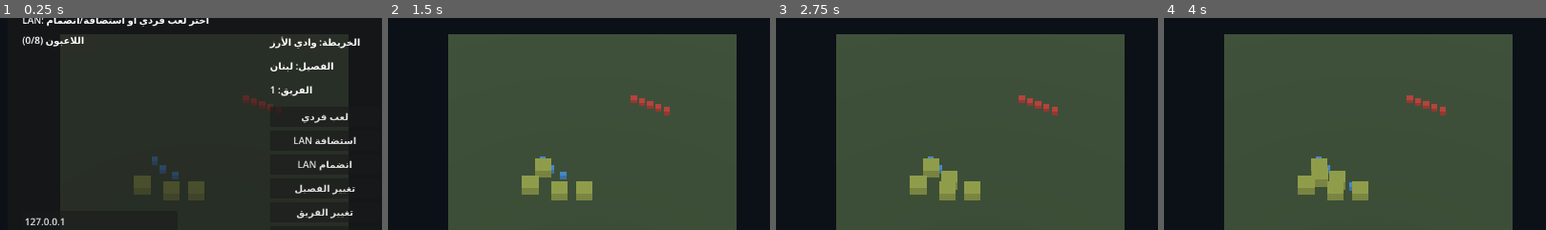
Above: before the commit, frames 1-4 (left to right).
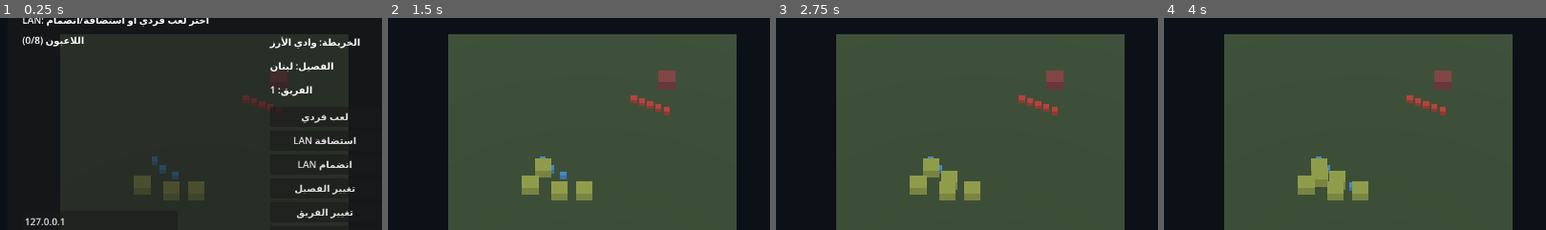
Above: after the commit, the same moments.

Repository: gsgsghdv-pixel/NEW-ERA-RTS
Game: Godot game, scene res://scenes/main.tscn
Two runs of this game, one before a commit and one after it. Both use one fixed random seed, a clock stepped at 60 frames per second and the inputs below.
Inputs:
- Up to frame 1 (0.25 s): no input
- Up to frame 2 (1.5 s): click "لعب فردي" at 0.5 s; click "ثكنة — 1500" at 1.25 s
- Up to frame 3 (2.75 s): click "مصنع — 2500" at 2 s
- Up to frame 4 (4 s): click "طاقة — 1000" at 2.75 s; click "جندي — 350" at 3.5 s
The pictures show only the part of the screen within x 23-73%, y 22-71%; the shares and areas given below are measured in that part.

The runs differ from the first frame. In frame 1, 0.2% of the frame differs, in the area x 70-76%, y 24-31%; in frame 2, 0.4%, in the area x 70-76%, y 24-34%; in frame 3, 0.4%; in frame 4, 0.4%.

Commit message:
Restore fourth starting building for gameplay smoke

Diff:
--- a/scripts/main.gd
+++ b/scripts/main.gd
@@ -47,6 +47,7 @@
     _spawn_building("مقر",Vector3(-15,0,18),0,1)
     _spawn_building("ثكنة",Vector3(-8,0,20),0,1)
     _spawn_building("مصنع",Vector3(-2,0,20),0,1)
+    _spawn_building("مقر",Vector3(18,0,-18),1,0)
     _spawn_enemy()
     multiplayer.peer_connected.connect(_on_peer_connected)
     multiplayer.peer_disconnected.connect(_on_peer_disconnected)
